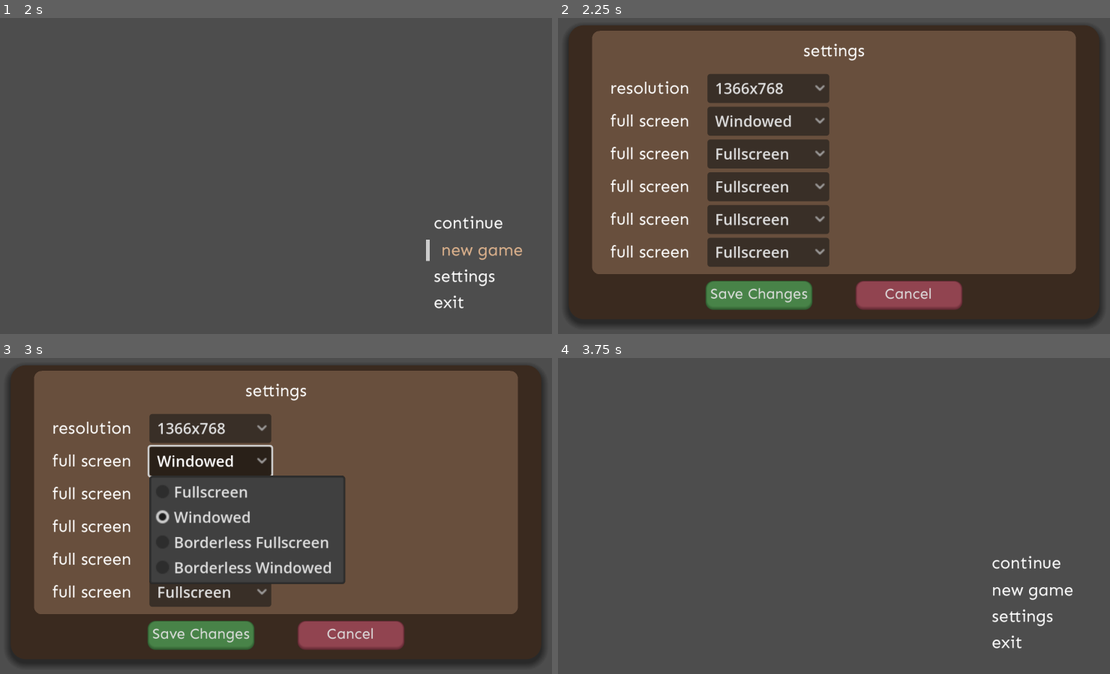
Above: before the commit, frames 1-4 (two rows, left to right).
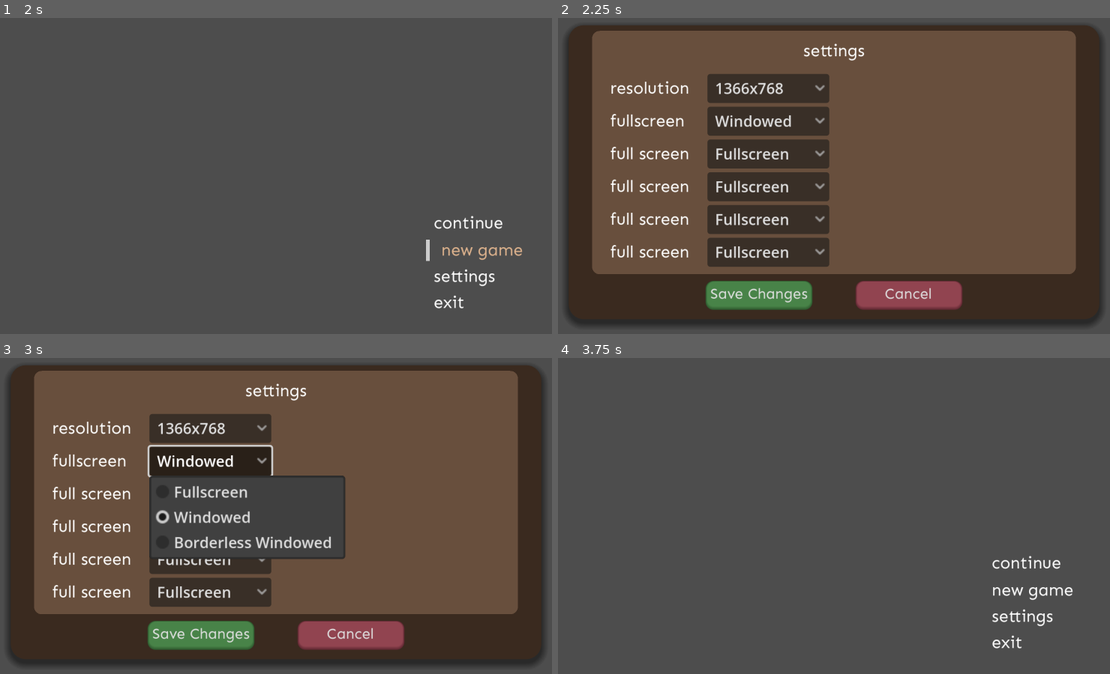
Above: after the commit, the same moments.

Repository: Jon-Alc/Settings-Demo
Game: Godot game, scene res://nodes/scenes/startup.tscn
Same seed, same stepped clock (60 frames per second), same inputs: the game is played once before the commit and once after it.
Inputs (mouse positions are in pixels of both pictures, inside the frame that each line leads up to):
- Up to frame 1 (2 s): tap Enter at 0.5 s; move the mouse to (463, 223) at 0.52 s; press the mouse at (463, 223) at 0.53 s; tap Space at 1.25 s; move the mouse to (474, 248) at 1.27 s; release the mouse at (474, 248) at 1.28 s; click (474, 248) at 1.35 s
- Up to frame 2 (2.25 s): tap Enter at 2 s; move the mouse to (1021, 277) at 2.02 s; press the mouse at (1021, 277) at 2.03 s
- Up to frame 3 (3 s): release the mouse at (463, 617) at 2.75 s; click "Windowed" at 2.75 s
- Up to frame 4 (3.75 s): click "Cancel" at 3.5 s

Frame 1 is identical in both runs. In frame 2, 0.2% of the frame differs, in the area x 13-24%, y 31-35%; in frame 3, 2.9%, in the area x 13-63%, y 31-72%; in frame 4, nothing differs.

Commit message:
Window mode feature complete, further refactoring in settings code

Diff:
--- a/nodes/components/settings.tscn
+++ b/nodes/components/settings.tscn
@@ -114,38 +114,37 @@
 custom_minimum_size = Vector2(240, 0)
 layout_mode = 2
 
-[node name="Item3" type="CenterContainer" parent="OuterOptionsContainer/GridContainer"]
-custom_minimum_size = Vector2(240, 0)
-layout_mode = 2
-
-[node name="HBoxContainer" type="HBoxContainer" parent="OuterOptionsContainer/GridContainer/Item3"]
-custom_minimum_size = Vector2(230, 0)
-layout_mode = 2
-
-[node name="FullScreenLabel" type="Label" parent="OuterOptionsContainer/GridContainer/Item3/HBoxContainer"]
-custom_minimum_size = Vector2(100, 0)
-layout_mode = 2
-size_flags_horizontal = 6
-theme = ExtResource("2_kynh7")
-theme_override_font_sizes/font_size = 18
-text = "full screen"
-
-[node name="OptionButton" type="OptionButton" parent="OuterOptionsContainer/GridContainer/Item3/HBoxContainer"]
+[node name="Fullscreen" type="CenterContainer" parent="OuterOptionsContainer/GridContainer"]
+custom_minimum_size = Vector2(240, 0)
+layout_mode = 2
+
+[node name="HBoxContainer" type="HBoxContainer" parent="OuterOptionsContainer/GridContainer/Fullscreen"]
+custom_minimum_size = Vector2(230, 0)
+layout_mode = 2
+
+[node name="FullscreenLabel" type="Label" parent="OuterOptionsContainer/GridContainer/Fullscreen/HBoxContainer"]
+custom_minimum_size = Vector2(100, 0)
+layout_mode = 2
+size_flags_horizontal = 6
+theme = ExtResource("2_kynh7")
+theme_override_font_sizes/font_size = 18
+text = "fullscreen"
+
+[node name="FullscreenOptions" type="OptionButton" parent="OuterOptionsContainer/GridContainer/Fullscreen/HBoxContainer"]
+unique_name_in_owner = true
 custom_minimum_size = Vector2(130, 0)
 layout_mode = 2
 size_flags_horizontal = 6
 clip_text = true
 selected = 1
 fit_to_longest_item = false
-item_count = 4
-popup/item_0/text = "Fullscreen"
-popup/item_0/id = 0
-popup/item_1/text = "Windowed"
-popup/item_1/id = 1
-popup/item_2/text = "Borderless Fullscreen"
-popup/item_2/id = 2
-popup/item_3/text = "Borderless Windowed"
-popup/item_3/id = 3
+item_count = 3
+popup/item_0/text = "Fullscreen"
+popup/item_0/id = 0
+popup/item_1/text = "Windowed"
+popup/item_1/id = 1
+popup/item_2/text = "Borderless Windowed"
+popup/item_2/id = 2
 
 [node name="Item4" type="Control" parent="OuterOptionsContainer/GridContainer"]
 custom_minimum_size = Vector2(240, 0)
@@ -332,6 +331,7 @@
 visible = false
 layout_mode = 1
 
-[connection signal="item_selected" from="OuterOptionsContainer/GridContainer/Resolution/HBoxContainer/ResolutionOptions" to="." method="_on_option_button_item_selected"]
+[connection signal="item_selected" from="OuterOptionsContainer/GridContainer/Resolution/HBoxContainer/ResolutionOptions" to="." method="_on_resolution_option_item_selected"]
+[connection signal="item_selected" from="OuterOptionsContainer/GridContainer/Fullscreen/HBoxContainer/FullscreenOptions" to="." method="_on_fullscreen_options_item_selected"]
 [connection signal="pressed" from="OuterOptionsContainer/SaveChangesButton" to="." method="_on_save_changes_button_pressed"]
 [connection signal="pressed" from="OuterOptionsContainer/CancelButton" to="." method="_on_cancel_button_pressed"]
--- a/scripts/autoloads/global_consts.gd
+++ b/scripts/autoloads/global_consts.gd
@@ -6,5 +6,6 @@
 const SETTINGS_FILE_PATH : String = "user://settings/settings.json"
 const DEFAULT_SETTINGS_FILE_CONTENTS : String = \
 	'{\n' + \
-		'\t"resolution": "_1366x768"\n' + \
+		'\t"resolution": "_1366x768",\n' + \
+		'\t"window_mode": "WINDOWED"\n' + \
 	'}\n'
--- a/scripts/autoloads/global_enums.gd
+++ b/scripts/autoloads/global_enums.gd
@@ -60,8 +60,7 @@
 enum WindowModeSettingsID {
 	FULLSCREEN = 0,
 	WINDOWED = 1,
-	BORDERLESS_FULLSCREEN = 2,
-	BORDERLESS_WINDOWED = 3,
+	BORDERLESS_WINDOWED = 2,
 	NULL = -1
 }
 
@@ -72,8 +71,7 @@
 	match value:
 		0: key = WindowModeSettingsID.FULLSCREEN
 		1: key = WindowModeSettingsID.WINDOWED
-		2: key = WindowModeSettingsID.BORDERLESS_FULLSCREEN
-		3: key = WindowModeSettingsID.WINDOWED
+		2: key = WindowModeSettingsID.BORDERLESS_WINDOWED
 
 	return key
 
@@ -85,8 +83,7 @@
 	match value:
 		"FULLSCREEN": key = WindowModeSettingsID.FULLSCREEN
 		"WINDOWED": key = WindowModeSettingsID.WINDOWED
-		"BORDERLESS_FULLSCREEN": WindowModeSettingsID.BORDERLESS_FULLSCREEN
-		"BORDERLESS_WINDOWED": WindowModeSettingsID.WINDOWED
+		"BORDERLESS_WINDOWED": key = WindowModeSettingsID.BORDERLESS_WINDOWED
 
 	return key
 
--- a/scripts/components/settings.gd
+++ b/scripts/components/settings.gd
@@ -1,9 +1,10 @@
 extends Control
 
+#region Variables
 @onready var settings: Control = $"."
 @onready var display_prompt: Control = %DisplayPrompt
 @onready var resolution_options: OptionButton = %ResolutionOptions
-
+@onready var window_mode_options: OptionButton = %FullscreenOptions
 
 var prompt_timer : SceneTreeTimer
 var player_responded_to_prompt : bool
@@ -12,8 +13,16 @@
 var resolution_setting : GlobalEnums.DisplaySettingsID
 ## the resolution currently set while browsing the settings component
 var current_resolution : GlobalEnums.DisplaySettingsID
-## set when a new resolution option is selected
+## set when a new resolution option is selected; will overwrite current_resolution if the display
+## prompt is accepted
 var new_resolution : GlobalEnums.DisplaySettingsID
+
+## the window mode of the game, read from settings.json
+var window_mode_setting : GlobalEnums.WindowModeSettingsID
+## the window mode currently set while browsing the setting component
+var current_window_mode : GlobalEnums.WindowModeSettingsID
+#endregion
+
 
 #region _ready() functions
 func _ready() -> void:
@@ -32,62 +41,11 @@
 		_initialize_settings()
 
 	_read_settings()
-
-
-## _reset_prompt_variables() is called when the display prompt finishes an action, whether it's the
-## user button press or timeout.
-func _reset_prompt_variables() -> void:
-	print("Resetting prompt variables")
-	prompt_timer = null
-	player_responded_to_prompt = false
-
-
-## _read_settings() is called if there is an existing settings.json file. It parses the settings
-## file and sets the game's current settings. If the file can't be read, it deletes this file and
-## creates a new one.
-func _read_settings() -> void:
-	var readfile : FileAccess = FileAccess.open(GlobalConsts.SETTINGS_FILE_PATH, FileAccess.READ)
-	var settings_string : String = readfile.get_as_text()
-	print(settings_string)
-
-	var value = JSON.parse_string(settings_string)
-
-	# if settings.json couldn't be read
-	if not value:
-		print("settings.json unable to be read, re-initializing settings...")
-		readfile = null
-		_initialize_settings()
-		_read_settings()
-
-	var settings_dict : Dictionary = JSON.parse_string(settings_string)
-	var res_value : String = settings_dict["resolution"]
-
-	resolution_setting = GlobalEnums.str_to_display_settings_id(res_value)
-	current_resolution = resolution_setting
-	resolution_options.selected = resolution_setting
-
 	_change_resolution(resolution_setting)
-
-
-## _initialize_settings() is called if there is no settings.json file, or it can't be read. It
-## creates a new settings.json file in the AppData folder, and initializes default settings.
-func _initialize_settings() -> void:
-
-	# create settings folder and initialize settings.json file
-	var dir : DirAccess = DirAccess.open(GlobalConsts.SAVE_PATH)
-	dir.make_dir("settings")
-
-	# delete settings.json and re-initialize
-	if dir.file_exists(GlobalConsts.SETTINGS_FILE_PATH):
-		print("Settings file already exists, re-initializing...")
-		if dir.remove(GlobalConsts.SETTINGS_FILE_PATH) != OK:
-			# it's possible that the file was opened earlier in the code
-			print("settings.json couldn't be deleted. Exiting...")
-			get_tree().quit(1)
-
-	var file : FileAccess = FileAccess.open(GlobalConsts.SETTINGS_FILE_PATH, FileAccess.WRITE)
-	file.store_string(GlobalConsts.DEFAULT_SETTINGS_FILE_CONTENTS)
-#endregion
+	_change_window_mode(window_mode_setting)
+#endregion
+
+
 #region Resolution feature functions
 ## _change_resolution() sets the window size to a given DisplaySettingsID and centers it.
 func _change_resolution(new_res: GlobalEnums.DisplaySettingsID) -> void:
@@ -116,27 +74,46 @@
 
 #region Signals
 ## Changes the resolution and opens a display prompt
-func _on_option_button_item_selected(index: int) -> void:
+func _on_resolution_option_item_selected(index: int) -> void:
 	new_resolution = GlobalEnums.int_to_display_settings_id(index)
 	_change_resolution(new_resolution)
-	await _confirm_resolution_change()
-
-
-## Reverts all settings to the settings.json file
-func _on_cancel_button_pressed() -> void:
-
-	# undo all changes
-	if current_resolution != resolution_setting:
-		current_resolution = resolution_setting
-		resolution_options.selected = resolution_setting
-		_change_resolution(resolution_setting)
-
-	settings.visible = false
-
-
+	await _confirm_in_display_prompt()
+#endregion
+#endregion
+
+
+#region Display Prompt component functions
+## _reset_prompt_variables() is called when the display prompt finishes an action, whether it's the
+## user button press or timeout.
+## The display prompt will only ever appear when a resolution option is selected.
+func _reset_prompt_variables() -> void:
+	print("Resetting prompt variables")
+	prompt_timer = null
+	player_responded_to_prompt = false
+
+
+## _confirm_in_display_prompt() is called when a user selects a new resolution option in the
+## settings. It reveals a display prompt, asking the user to confirm to keep the changes, or not. If
+## the user doesn't respond after 15 seconds, it will revert to the previous resolution.
+func _confirm_in_display_prompt() -> void:
+
+	prompt_timer = get_tree().create_timer(15)
+	display_prompt.visible = true
+
+	while prompt_timer.time_left > 0:
+		display_prompt.prompt_text.text = "Would you like to keep these settings? (%s)" % str(ceili(prompt_timer.time_left))
+		await get_tree().create_timer(.1).timeout
+
+	if not player_responded_to_prompt:
+		GlobalEvents.DisplayPromptResponded.emit(false)
+
+	_reset_prompt_variables()
+
+
+#region Signals
 #region GlobalEvents
 ## _on_display_prompt_button_pressed() is an event function intended to interrupt
-## _confirm_resolution_change. This is until a cleaner way to StopCoroutine() has been found.
+## _confirm_in_display_prompt. This is until a cleaner way to StopCoroutine() has been found.
 func _on_display_prompt_button_pressed() -> void:
 
 	if not prompt_timer:
@@ -161,37 +138,92 @@
 		display_prompt.visible = false
 #endregion
 #endregion
-
-
-## _confirm_resolution_change() is called when a user selects a new resolution option in the
-## settings. It reveals a display prompt, asking the user to confirm to keep the changes, or not. If
-## the user doesn't respond after 15 seconds, it will revert to the previous resolution.
-func _confirm_resolution_change() -> void:
-
-	prompt_timer = get_tree().create_timer(15)
-	display_prompt.visible = true
-
-	while prompt_timer.time_left > 0:
-		display_prompt.prompt_text.text = "Would you like to keep these settings? (%s)" % str(ceili(prompt_timer.time_left))
-		await get_tree().create_timer(.1).timeout
-
-	if not player_responded_to_prompt:
-		GlobalEvents.DisplayPromptResponded.emit(false)
-
-	_reset_prompt_variables()
-#endregion
-
-#region Window type feature functions
-
-#endregion
+#endregion
+
+
+#region Window mode feature functions
+func _change_window_mode(window_mode: GlobalEnums.WindowModeSettingsID) -> void:
+
+	current_window_mode = window_mode
+
+	match current_window_mode:
+		GlobalEnums.WindowModeSettingsID.FULLSCREEN:
+			DisplayServer.window_set_mode(DisplayServer.WINDOW_MODE_FULLSCREEN)
+			DisplayServer.window_set_flag(DisplayServer.WINDOW_FLAG_BORDERLESS, false)
+		GlobalEnums.WindowModeSettingsID.WINDOWED:
+			DisplayServer.window_set_mode(DisplayServer.WINDOW_MODE_WINDOWED)
+			DisplayServer.window_set_flag(DisplayServer.WINDOW_FLAG_BORDERLESS, false)
+		GlobalEnums.WindowModeSettingsID.BORDERLESS_WINDOWED:
+			DisplayServer.window_set_mode(DisplayServer.WINDOW_MODE_WINDOWED)
+			DisplayServer.window_set_flag(DisplayServer.WINDOW_FLAG_BORDERLESS, true)
+
+
+#region Signals
+func _on_fullscreen_options_item_selected(index: int) -> void:
+	_change_window_mode(GlobalEnums.int_to_window_mode_settings_id(index))
+#endregion
+#endregion
+
 
 #region Settings component-specific functions
+## _read_settings() is called if there is an existing settings.json file. It parses the settings
+## file and sets the game's current settings. If the file can't be read, it deletes this file and
+## creates a new one.
+func _read_settings() -> void:
+	var readfile : FileAccess = FileAccess.open(GlobalConsts.SETTINGS_FILE_PATH, FileAccess.READ)
+	var settings_string : String = readfile.get_as_text()
+	print(settings_string)
+
+	var value = JSON.parse_string(settings_string)
+
+	# if settings.json couldn't be read
+	if not value:
+		print("settings.json unable to be read, re-initializing settings...")
+		readfile = null
+		_initialize_settings()
+		_read_settings()
+		return
+
+	var settings_dict : Dictionary = JSON.parse_string(settings_string)
+	var resolution_value : String = settings_dict["resolution"]
+	var window_mode_value : String = settings_dict["window_mode"]
+
+	resolution_setting = GlobalEnums.str_to_display_settings_id(resolution_value)
+	current_resolution = resolution_setting
+	resolution_options.selected = resolution_setting
+
+	window_mode_setting = GlobalEnums.str_to_window_mode_settings_id(window_mode_value)
+	current_window_mode = window_mode_setting
+	window_mode_options.selected = window_mode_setting
+
+
+## _initialize_settings() is called if there is no settings.json file, or it can't be read. It
+## creates a new settings.json file in the AppData folder, and initializes default settings.
+func _initialize_settings() -> void:
+
+	# create settings folder and initialize settings.json file
+	var dir : DirAccess = DirAccess.open(GlobalConsts.SAVE_PATH)
+	dir.make_dir("settings")
+
+	# delete settings.json and re-initialize
+	if dir.file_exists(GlobalConsts.SETTINGS_FILE_PATH):
+		print("Settings file already exists, re-initializing...")
+		if dir.remove(GlobalConsts.SETTINGS_FILE_PATH) != OK:
+			# it's possible that the file was opened earlier in the code
+			print("settings.json couldn't be deleted. Exiting...")
+			get_tree().quit(1)
+
+	var file : FileAccess = FileAccess.open(GlobalConsts.SETTINGS_FILE_PATH, FileAccess.WRITE)
+	file.store_string(GlobalConsts.DEFAULT_SETTINGS_FILE_CONTENTS)
+
+
 ## _save_settings() takes the current settings session's variables and "overwrites" the settings
 ## file by deleting it and creating it. It also updates the cached settings variables for this
 ## session.
 func _save_settings():
 
 	resolution_setting = current_resolution
+	window_mode_setting = current_window_mode
 
 	# ensure folder exists--make_dir() doesn't do anything if the folder already exists
 	var dir : DirAccess = DirAccess.open(GlobalConsts.SAVE_PATH)
@@ -206,15 +238,34 @@
 
 	var file_contents = \
 		'{\n' + \
-			'\t"resolution":"%s"\n' % GlobalEnums.DisplaySettingsID.keys()[resolution_setting] + \
+			'\t"resolution":"%s",\n' % GlobalEnums.DisplaySettingsID.keys()[resolution_setting] + \
+			'\t"window_mode":"%s"\n' % GlobalEnums.WindowModeSettingsID.keys()[window_mode_setting] + \
 		'}'
 	print("to write:\n" + file_contents)
 	var file : FileAccess = FileAccess.open(GlobalConsts.SETTINGS_FILE_PATH, FileAccess.WRITE)
 	file.store_string(file_contents)
+
+
 #region Signals
 func _on_save_changes_button_pressed() -> void:
 	GlobalEvents.SettingsSaveChangesPressed.emit()
 	_save_settings()
 	settings.visible = false
-#endregion
-#endregion
+
+
+## Reverts all settings to the settings.json file
+func _on_cancel_button_pressed() -> void:
+
+	# undo all changes
+	if current_resolution != resolution_setting:
+		current_resolution = resolution_setting
+		resolution_options.selected = resolution_setting
+		_change_resolution(resolution_setting)
+	if current_window_mode != window_mode_setting:
+		current_window_mode = window_mode_setting
+		window_mode_options.selected = window_mode_setting
+		_change_window_mode(window_mode_setting)
+
+	settings.visible = false
+#endregion
+#endregion
